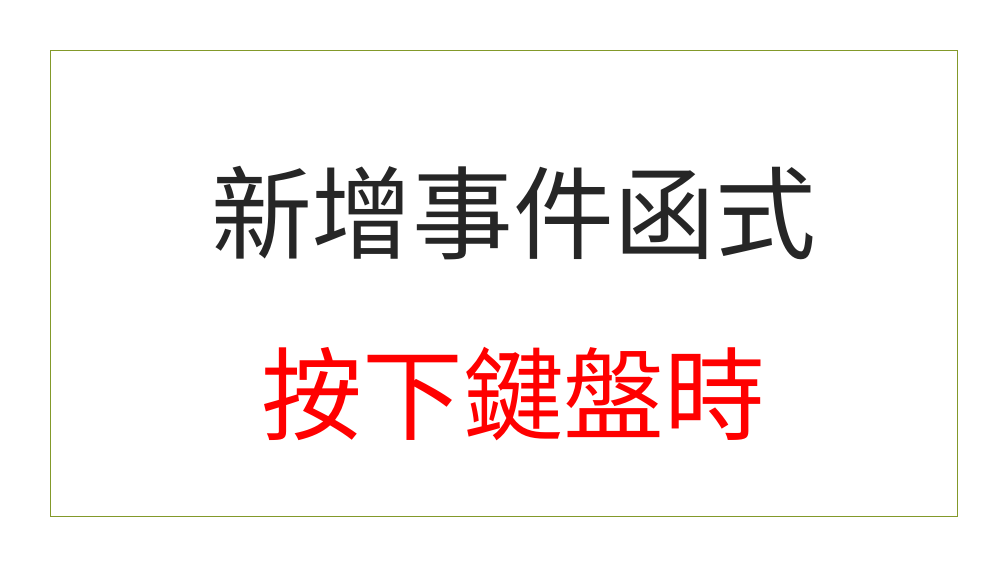
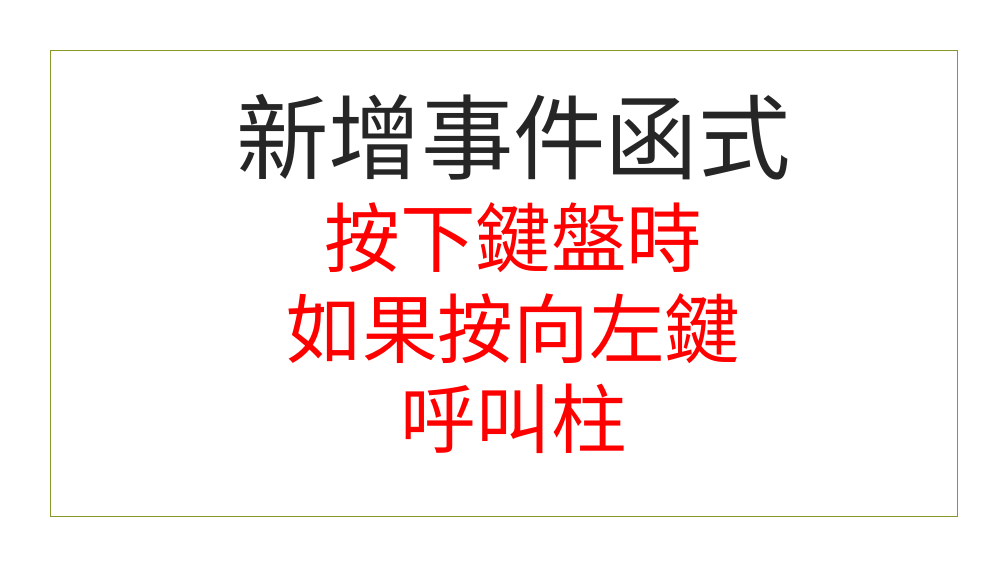
Before and after one commit to beardad1975/py4t, a slide deck: slide 12 of 課程資料/物理撞擊實驗室/物理撞擊實驗室簡報.pptx (slide 6 before the commit). Drawn at 1008x567 pixels with LibreOffice and Linux fonts; fonts in the diff are those of the drawing; background and template pictures are left out. Boxes give left, top, right and bottom in pixels: in the first picture for what was removed or moved away, otherwise in the second. Text is boxed around its words. In the diff, an @@ line names an element or a change of style, - is before the commit and + after.

```diff
--- a/課程資料/物理撞擊實驗室/物理撞擊實驗室簡報.pptx
+++ b/課程資料/物理撞擊實驗室/物理撞擊實驗室簡報.pptx
@@ title at [236,94,790,453]: text changed; size 96 to 72 pt; text colour #262626 to #FF0000 @@
-新增事件函式
-按下鍵盤時
+新增事件函式
+按下鍵盤時
+如果按向左鍵
+呼叫柱
```
Also in this commit, not shown: 12 other slides changed, 17 slides added, 4 slides removed, 15 other files.
